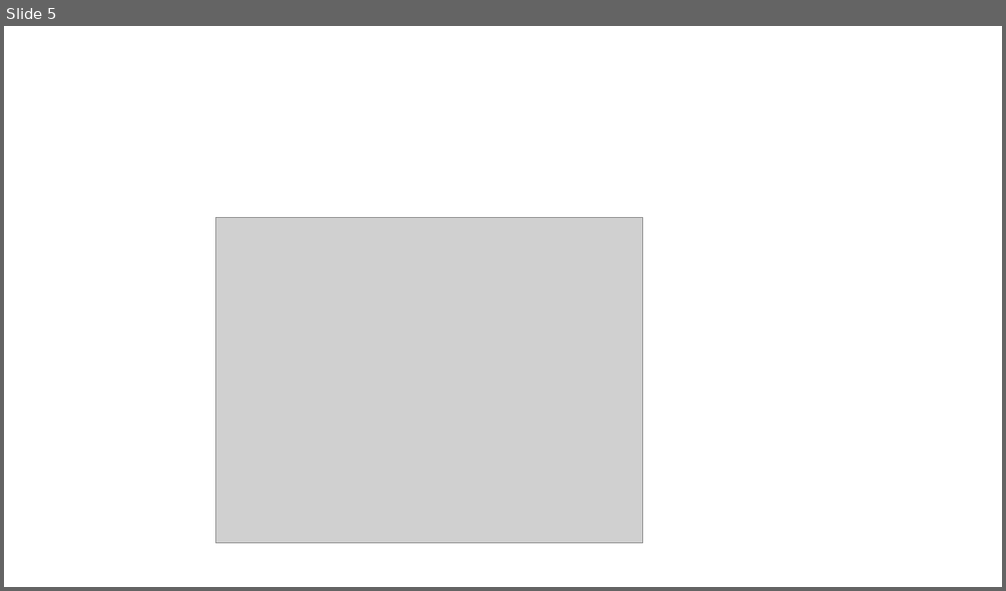
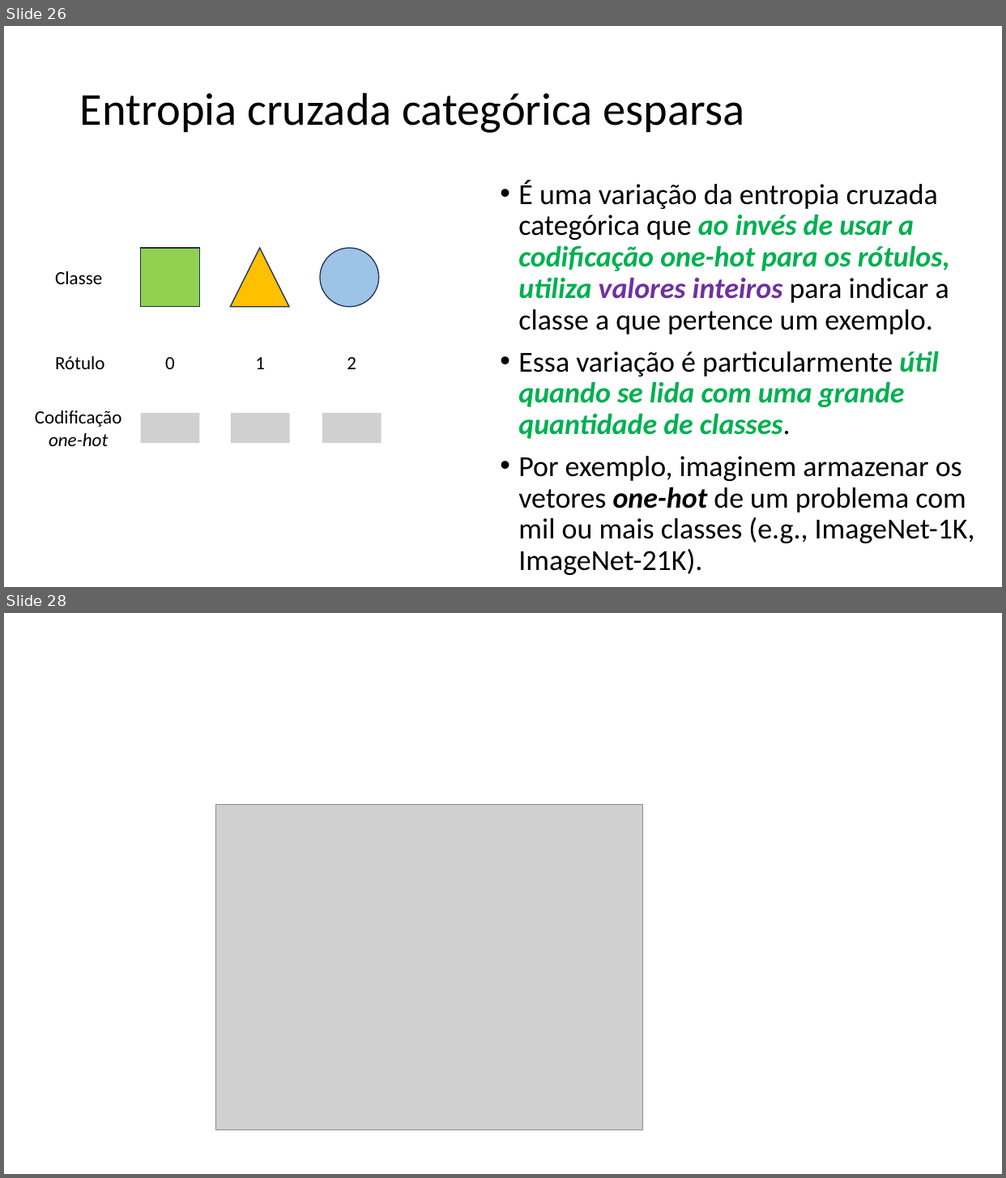
Before and after one commit to zz4fap/c24_inteligencia_artificial, a slide deck: slides/C24_Regressor_Softmax.pptx. Shown one above the other, each under a label of ours: slide 5 before the commit, slides 26 and 28 after it; the slides between them are not shown. The pictures are 1006x591 and 1006x1178 pixels, drawn with LibreOffice and Linux fonts; fonts in the diff are those of the drawing; grey boxes stand for pictures. Boxes give left, top, right and bottom in pixels: in the first picture for what was removed or moved away, otherwise in the second. Text is boxed around its words. In the diff, an @@ line names an element or a change of style, - is before the commit and + after.

Commit message:
update of slides

```diff
--- a/slides/C24_Regressor_Softmax.pptx
+++ b/slides/C24_Regressor_Softmax.pptx
@@ slide 26 added at box(4, 26, 1002, 587), background #FFFFFF @@
@@ title added at box(80, 92, 745, 133), 44 pt, text #000000 @@
+Entropia cruzada categórica esparsa
@@ text added at box(518, 180, 975, 575), 28 pt, text #000000 @@
+• É uma variação da entropia cruzada categórica que ao invés de usar a codificação one-hot para os rótulos, utiliza valores inteiros para indicar a classe a que pertence um exemplo.
+• Essa variação é particularmente útil quando se lida com uma grande quantidade de classes.
+• Por exemplo, imaginem armazenar os vetores one-hot de um problema com mil ou mais classes (e.g., ImageNet-1K, ImageNet-21K).
@@ group added at box(35, 248, 381, 446): 6 texts, 3 pictures, 1 rectangle, 1 triangle, 1 ellipse @@
+Classe
+Rótulo
+Codificação one-hot
+0
+1
+2
@@ what was slide 5 is now slide 28 @@
```
Also in this commit, not shown: 24 other slides added, 2 slides removed.
